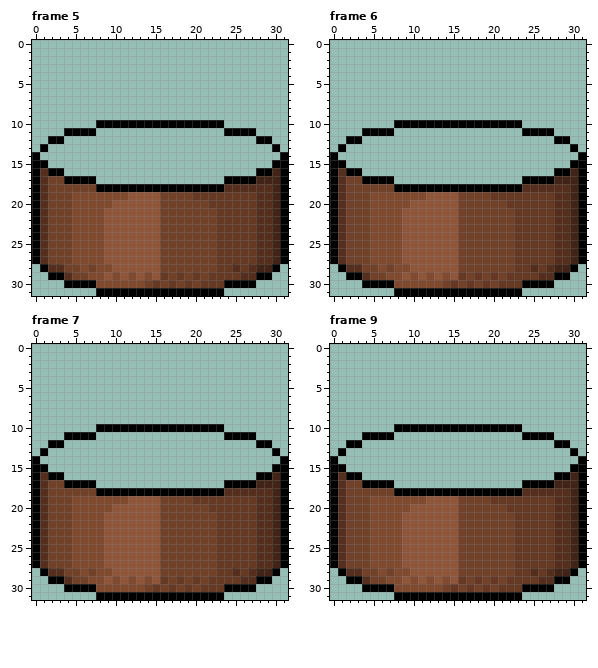
Pixel-art file, stored at ruzzle_sprites/obj_fire_source.aseprite. That is the earlier state.
32x32 pixels, 10 frames. Colours within 5 levels of each other are drawn and written as one. Shown: frame 5, frame 6, frame 7, frame 9. The commit also changed other frames, which this record leaves out.
Once edited:
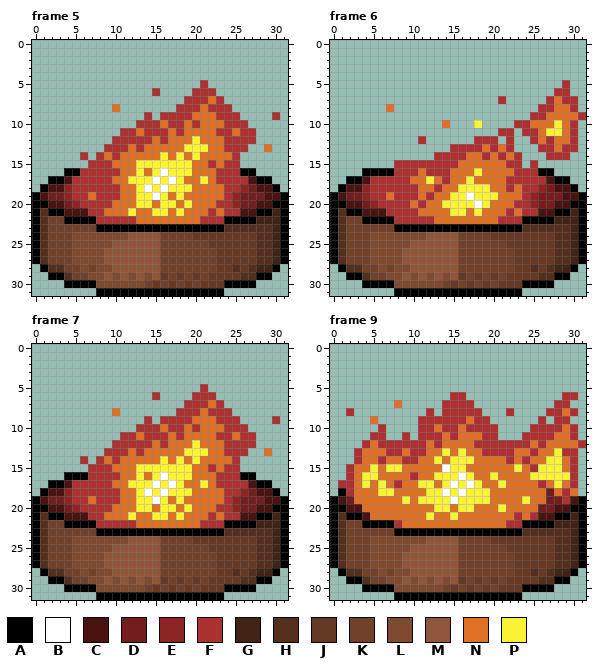
Palette (. is transparent): A #000000  B #ffffff  C #4b1212  D #721e1e  E #8d2525  F #ac3232  G #422416  H #542f1d  J #653923  K #72412a  L #804a31  M #8f563b  N #df7126  P #fbf236
What changed:
layer "Layer 2" now shown
--- frame 5, layers "Layer 2", "Layer 1"
@@ x 0..31 @@
  4 ................................
- 5 ................................
- 6 ................................
- 7 ................................
- 8 ................................
- 9 ................................
-10 ........AAAAAAAAAAAAAAAA........
-11 ....AAAA................AAAA....
-12 ..AA........................AA..
-13 .A............................A.
-14 A..............................A
-15 AA............................AA
-16 AHAA........................AAGA
-17 AHKKAAAA................AAAAGGGA
-18 AHKKKKKKAAAAAAAAAAAAAAAAHHHHHHGA
-19 AHKKKLLLLLLLMMMMKKKKJJJJJJJJHHGA
-20 AHKKKLLLLLMMMMMMKKKKKKJJJJJJHHGA
-21 AHKKKLLLLMMMMMMMKKKKKKKJJJJJHHGA
-22 AHKKKLLLLMMMMMMMKKKKKKKJJJJJHHGA
-23 AHKKKLLLLMMMMMMMKKKKKKKJJJJJHHGA
-24 AHKKKLLLLMMMMMMMKKKKKKKJJJJJHHGA
-25 AHKKKLLLLMMMMMMMKKKKKKKJJJJJHHGA
+ 5 .....................F..........
+ 6 ...............F....FFF.........
+ 7 ...................FFFNF........
+ 8 ..........N.......FFFNFFF.......
+ 9 ..............F.FFFFNNNFFF....F.
+10 .............FFFNFFNFNNNFFF.....
+11 ...........FFNFFFNFNNNNFFNFF....
+12 ..........FFFFFNFNNNPNNNFFFF....
+13 .........FFFNFNNNNNPPPNNFFF..N..
+14 ......F.FNFNNNNNPNPNPNNNNF......
+15 .......FFFNNNPPPPPPPNNFNFF......
+16 ....AAFFFFFNNPNPBPPPNNNFFFAA....
+17 ..AACFFFFFNNPPPBPBPNNPNFFFFCAA..
+18 .ACCEFFFFFFNNPBPBPPPNNNNFFEDCCA.
+19 ACDDEFFNFFFNNPPBPNPNNNNNFEDDDCCA
+20 AACCDEFFFFNNNPPNPPNPNNNFFEDDCCAA
+21 AHAACCCFFNNNPNNPPNPNNNFNFFCCAAGA
+22 AHKKAAAAFFFFFNNNNNNNNFFFAAAAGGGA
+23 AHKKKKKKAAAAAAAAAAAAAAAAHHHHHHGA
+24 AHKKKLLLLLLLMMMMKKKKJJJJJJJJHHGA
+25 AHKKKLLLLLMMMMMMKKKKKKJJJJJJHHGA
 26 AHKKKLLLLMMMMMMMKKKKKKKJJJJJHHGA
--- frame 6, layers "Layer 2", "Layer 1"
@@ x 0..31 @@
  4 ................................
- 5 ................................
- 6 ................................
- 7 ................................
- 8 ................................
- 9 ................................
-10 ........AAAAAAAAAAAAAAAA........
-11 ....AAAA................AAAA....
-12 ..AA........................AA..
-13 .A............................A.
-14 A..............................A
-15 AA............................AA
-16 AHAA........................AAGA
-17 AHKKAAAA................AAAAGGGA
-18 AHKKKKKKAAAAAAAAAAAAAAAAHHHHHHGA
-19 AHKKKLLLLLLLMMMMKKKKJJJJJJJJHHGA
-20 AHKKKLLLLLMMMMMMKKKKKKJJJJJJHHGA
-21 AHKKKLLLLMMMMMMMKKKKKKKJJJJJHHGA
-22 AHKKKLLLLMMMMMMMKKKKKKKJJJJJHHGA
-23 AHKKKLLLLMMMMMMMKKKKKKKJJJJJHHGA
-24 AHKKKLLLLMMMMMMMKKKKKKKJJJJJHHGA
-25 AHKKKLLLLMMMMMMMKKKKKKKJJJJJHHGA
+ 5 .............................F..
+ 6 ............................FF..
+ 7 .....................F.....FNFF.
+ 8 .......N..................FFNNF.
+ 9 .........................FFNNNNF
+10 ..............N...P....FFNNNPNF.
+11 .....................FF.FFNPPNF.
+12 ...........F......FFF.F..FNFNNF.
+13 ...............FFFFNFNF...FFNFF.
+14 .............FFFFNNFNFNF...FFF..
+15 ........FFFFFFFFNNNNNNFF.F......
+16 ....AAAAFFFNFFFNNNPNNNNFFFAA....
+17 ..AACFFFFFNNPNFNNPNNNNFFFFFCAA..
+18 .ACCEFFFFFFNNFNNPPPPNNFNFFEDCCA.
+19 ACDDEFFNFFFNFNNPPBPPPNNNFEDDDCCA
+20 AACCDEFFFFNFNNPPPPBPNNNFFEDDCCAA
+21 AHAACCCFFFFNNNNPPNPNNNFNFFCCAAGA
+22 AHKKAAAAFFFFFNNNNNNNNFFFAAAAGGGA
+23 AHKKKKKKAAAAAAAAAAAAAAAAHHHHHHGA
+24 AHKKKLLLLLLLMMMMKKKKJJJJJJJJHHGA
+25 AHKKKLLLLLMMMMMMKKKKKKJJJJJJHHGA
 26 AHKKKLLLLMMMMMMMKKKKKKKJJJJJHHGA
--- frame 7, layers "Layer 2", "Layer 1"
@@ x 0..31 @@
  4 ................................
- 5 ................................
- 6 ................................
- 7 ................................
- 8 ................................
- 9 ................................
-10 ........AAAAAAAAAAAAAAAA........
-11 ....AAAA................AAAA....
-12 ..AA........................AA..
-13 .A............................A.
-14 A..............................A
-15 AA............................AA
-16 AHAA........................AAGA
-17 AHKKAAAA................AAAAGGGA
-18 AHKKKKKKAAAAAAAAAAAAAAAAHHHHHHGA
-19 AHKKKLLLLLLLMMMMKKKKJJJJJJJJHHGA
-20 AHKKKLLLLLMMMMMMKKKKKKJJJJJJHHGA
-21 AHKKKLLLLMMMMMMMKKKKKKKJJJJJHHGA
-22 AHKKKLLLLMMMMMMMKKKKKKKJJJJJHHGA
-23 AHKKKLLLLMMMMMMMKKKKKKKJJJJJHHGA
-24 AHKKKLLLLMMMMMMMKKKKKKKJJJJJHHGA
-25 AHKKKLLLLMMMMMMMKKKKKKKJJJJJHHGA
+ 5 .....................F..........
+ 6 ...............F....FFF.........
+ 7 ...................FFFNF........
+ 8 ..........N.......FFFNFFF.......
+ 9 ..............F.FFFFNNNFFF....F.
+10 .............FFFNFFNFNNNFFF.....
+11 ...........FFNFFFNFNNNNFFNFF....
+12 ..........FFFFFNFNNNPNNNFFFF....
+13 .........FFFNFNNNNNPPPNNFFF..N..
+14 ......F.FNFNNNNNPNPNPNNNNF......
+15 .......FFFNNNPPPPPPPNNFNFF......
+16 ....AAAFFFFNNPNPBPPPNNNFFFAA....
+17 ..AACFFFFFNNPPPBPBPNNPNFFFFCAA..
+18 .ACCEFFFFFFNNPBPBPPPNNNNFFEDCCA.
+19 ACDDEFFNFFFNNPPBPNPNNNNNFEDDDCCA
+20 AACCDEFFFFNNNPPNPPNPNNNFFEDDCCAA
+21 AHAACCCFFNNNPNNPPNPNNNFNFFCCAAGA
+22 AHKKAAAAFFFFFNNNNNNNNFFFAAAAGGGA
+23 AHKKKKKKAAAAAAAAAAAAAAAAHHHHHHGA
+24 AHKKKLLLLLLLMMMMKKKKJJJJJJJJHHGA
+25 AHKKKLLLLLMMMMMMKKKKKKJJJJJJHHGA
 26 AHKKKLLLLMMMMMMMKKKKKKKJJJJJHHGA
--- frame 9, layers "Layer 2", "Layer 1"
@@ x 0..31 @@
  5 ................................
- 6 ................................
- 7 ................................
- 8 ................................
- 9 ................................
-10 ........AAAAAAAAAAAAAAAA........
-11 ....AAAA................AAAA....
-12 ..AA........................AA..
-13 .A............................A.
-14 A..............................A
-15 AA............................AA
-16 AHAA........................AAGA
-17 AHKKAAAA................AAAAGGGA
-18 AHKKKKKKAAAAAAAAAAAAAAAAHHHHHHGA
-19 AHKKKLLLLLLLMMMMKKKKJJJJJJJJHHGA
-20 AHKKKLLLLLMMMMMMKKKKKKJJJJJJHHGA
-21 AHKKKLLLLMMMMMMMKKKKKKKJJJJJHHGA
-22 AHKKKLLLLMMMMMMMKKKKKKKJJJJJHHGA
-23 AHKKKLLLLMMMMMMMKKKKKKKJJJJJHHGA
-24 AHKKKLLLLMMMMMMMKKKKKKKJJJJJHHGA
-25 AHKKKLLLLMMMMMMMKKKKKKKJJJJJHHGA
+ 6 ...............FF............FF.
+ 7 ........N.....FFFF..........FF..
+ 8 ..F.........F.FFFFF...F....FFNF.
+ 9 .....N.....FFFFFFNFF......F.FF..
+10 ......F....FFNFFNFFFF....FFFFNF.
+11 .....FF..F.FFFNFNNNFF...FFFFNNF.
+12 ....FNFFFFFFNFNNNNFFFFFFFNFNNNNF
+13 ...FNNNFFNFFNNPNPNNFFFFNNFNNPFF.
+14 ...FNNFNNFFNNPNPPPNNNNFNFNNPPNF.
+15 ..FNNPNPPNNNNNBPPNNNNNNPNFPPPNF.
+16 ..FNPPNNNNFNNPPPBPNNPNNNNPPPPPF.
+17 .FFNPNPNFNNPPNPBPBPNNPNNNNFNPNF.
+18 .AFNNNPPNNNNPPBPBPPPNNNNNNNDNFN.
+19 ACDNNNNNNPNPPPPBPPPPNNNNPNNDDFCA
+20 AACCNNNNNNNNNPPNPPNNNPNNNNDDCCAA
+21 AHAACNNNNNNNPNNPNNNNNNNFNFCCAAGA
+22 AHKKAAAAFNNNNNNNNNNNNNFFAAAAGGGA
+23 AHKKKKKKAAAAAAAAAAAAAAAAHHHHHHGA
+24 AHKKKLLLLLLLMMMMKKKKJJJJJJJJHHGA
+25 AHKKKLLLLLMMMMMMKKKKKKJJJJJJHHGA
 26 AHKKKLLLLMMMMMMMKKKKKKKJJJJJHHGA
Boxes around the changes in both pictures, in picture pixels (x1, y1, x2, y2):
changed: (32, 80, 288, 248)
changed: (330, 80, 586, 248)
changed: (32, 384, 288, 552)
changed: (330, 392, 586, 552)
